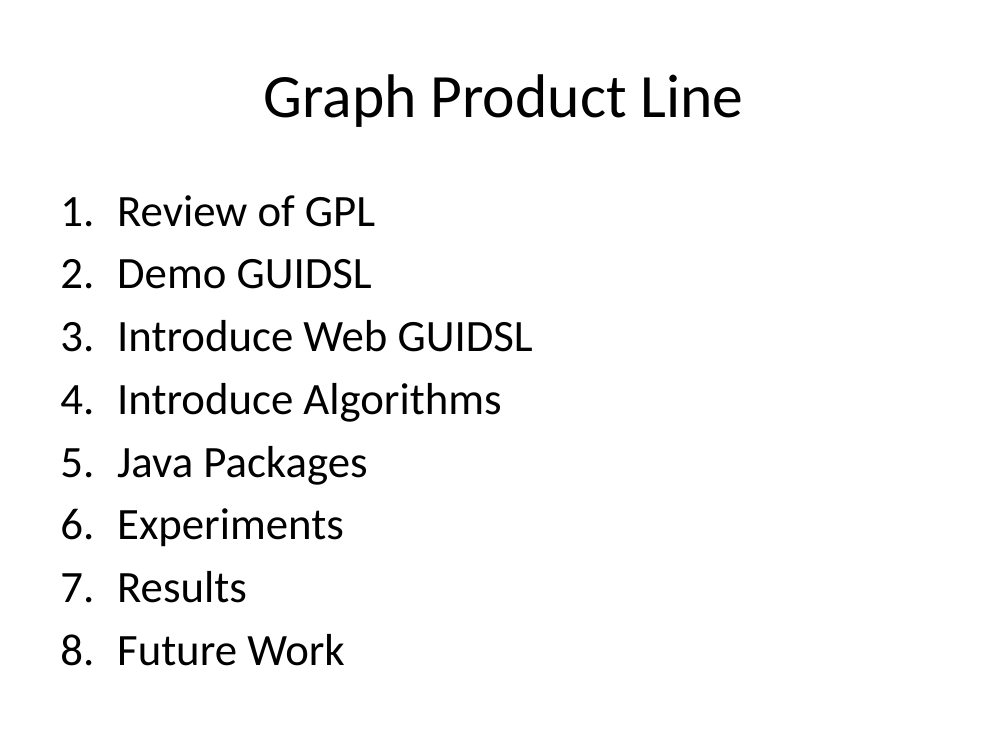
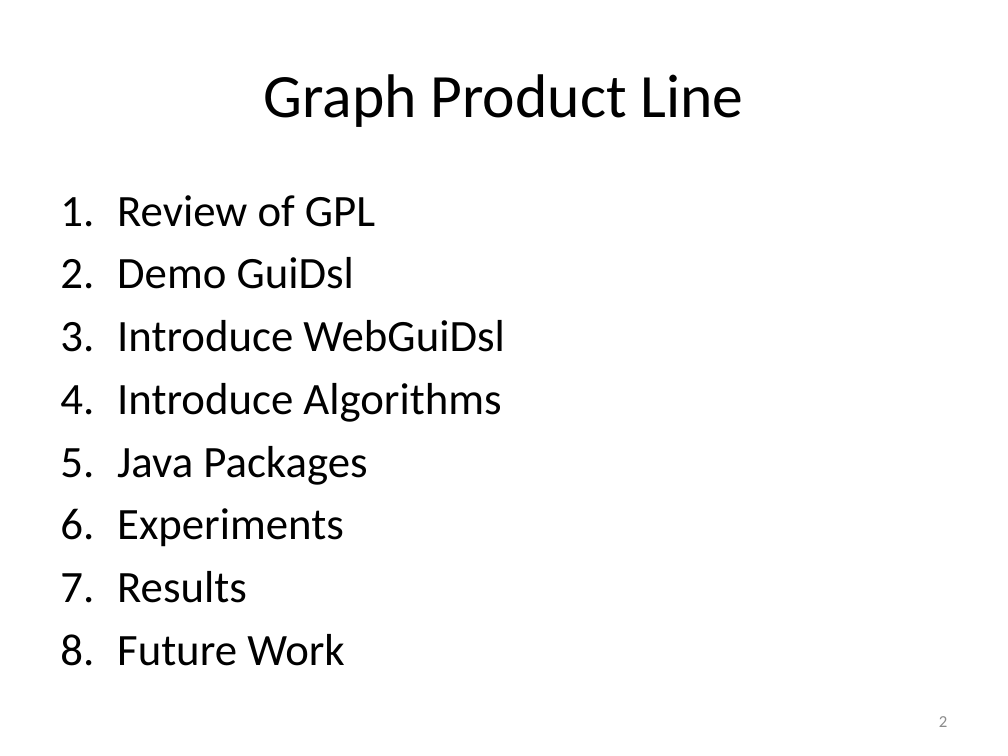
Before and after one commit to toomanyjoes/spring2011-cs392, a slide deck: slide 2 of GPL.pptx. Drawn at 1008x756 pixels with LibreOffice and Linux fonts; fonts in the diff are those of the drawing. Boxes give left, top, right and bottom in pixels: in the first picture for what was removed or moved away, otherwise in the second. Text is boxed around its words. In the diff, an @@ line names an element or a change of style, - is before the commit and + after.

Commit message:
Presentation update.

```diff
--- a/GPL.pptx
+++ b/GPL.pptx
@@ text at bbox=[117, 257, 504, 352]: text changed @@
-2. Demo GUIDSL
-3. Introduce Web GUIDSL
+2. Demo GuiDsl
+3. Introduce WebGuiDsl
@@ page number added at bbox=[939, 716, 947, 727], 12 pt, text #8C8C8C @@
+2
```
Also in this commit, not shown: 23 other slides changed.
